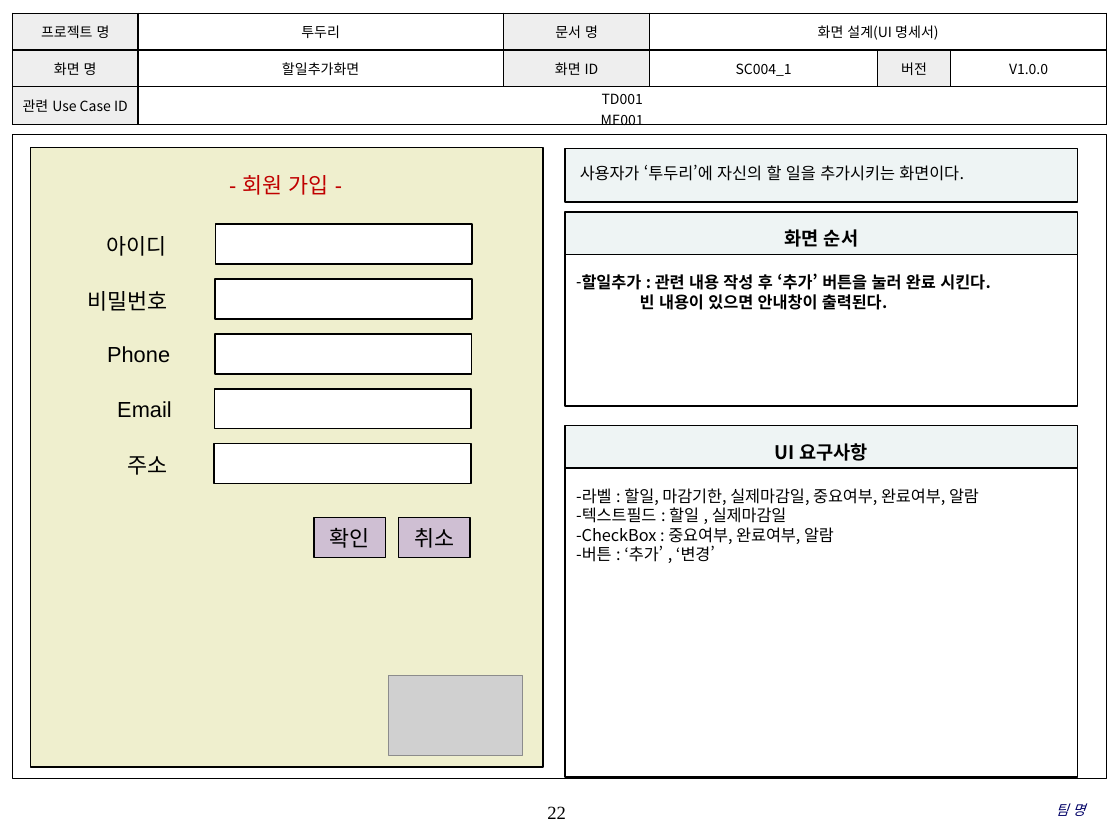
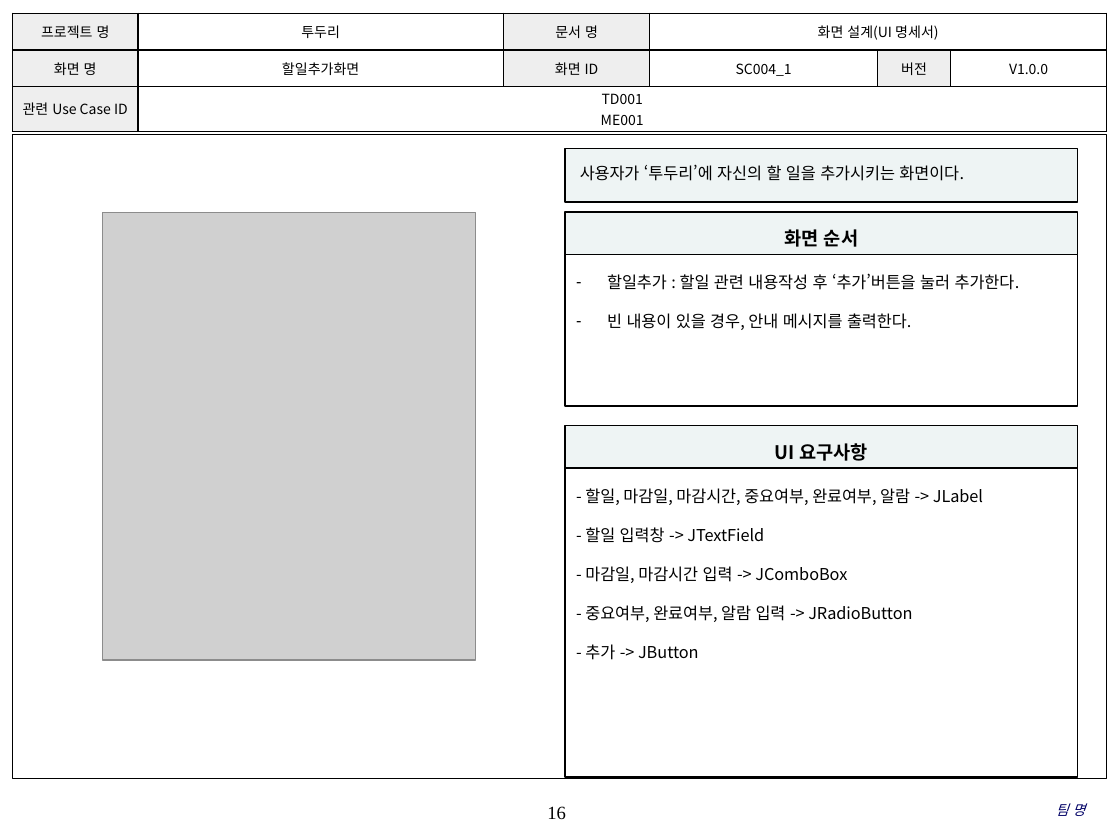
Before and after one commit to coskdms/SE2017_10_TenoutofTen, a slide deck: slide 16 of doc/3_ 설계서/UI Design Template.pptx (slide 22 before the commit). Drawn at 1120x840 pixels with LibreOffice and Linux fonts; fonts in the diff are those of the drawing; grey boxes stand for pictures; background and template pictures are left out. Boxes give left, top, right and bottom in pixels: in the first picture for what was removed or moved away, otherwise in the second. Text is boxed around its words. In the diff, an @@ line names an element or a change of style, - is before the commit and + after.

Commit message:
#855 신규 완료 보통 2017.05.26 UI설계서 최종 작성하였습니다.

```diff
--- a/doc/3_ 설계서/UI Design Template.pptx
+++ b/doc/3_ 설계서/UI Design Template.pptx
@@ picture added at (x1=102, y1=212, x2=475, y2=660) @@
@@ text in rectangle at (x1=607, y1=273, x2=1020, y2=330): text changed; bold off @@
-– 할일추가 : 관련 내용 작성 후 ‘추가’ 버튼을 눌러 완료 시킨다.
-빈 내용이 있으면 안내창이 출력된다.
+– 할일추가 : 할일 관련 내용작성 후 ‘추가’버튼을 눌러 추가한다.
+– 빈 내용이 있을 경우, 안내 메시지를 출력한다.
@@ text in rectangle at (x1=585, y1=488, x2=983, y2=660): text changed @@
--라벨 : 할일, 마감기한, 실제마감일, 중요여부, 완료여부, 알람
--텍스트필드 : 할일 , 실제마감일
--CheckBox : 중요여부, 완료여부, 알람
--버튼 : ‘추가’ , ‘변경’
+- 할일, 마감일, 마감시간, 중요여부, 완료여부, 알람 -> JLabel
+- 할일 입력창 -> JTextField
+- 마감일, 마감시간 입력 -> JComboBox
+- 중요여부, 완료여부, 알람 입력 -> JRadioButton
+- 추가 -> JButton
@@ group removed at (x1=30, y1=148, x2=543, y2=767): 8 rectangles, 6 texts, 1 picture @@
-확인
-- 회원 가입 -
-아이디
-비밀번호
-Phone
-Email
-주소
-취소
@@ page number at (x1=547, y1=806, x2=566, y2=820): text changed @@
-22
+16
```
Also in this commit, not shown: 15 other slides changed, 5 slides added, 9 slides removed.
